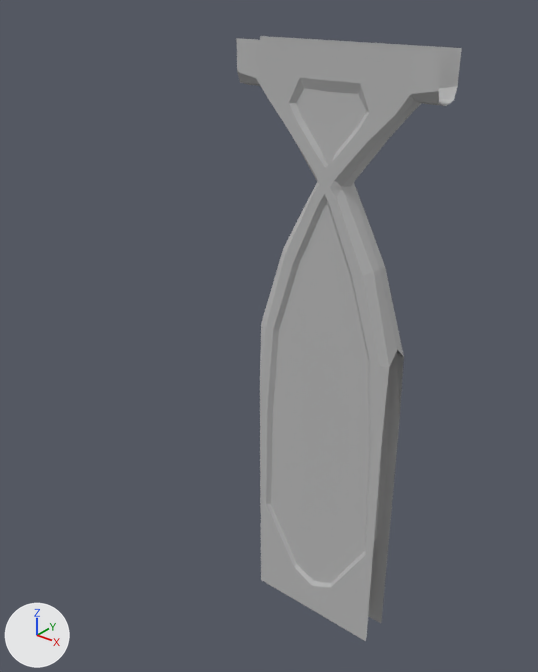
One commit to the OBJ model Assets/Window/Window_Obj_Middle.obj: the scene before it, then after it.
Camera for both pictures: a 50 mm camera at (5.18, -8.72, 8.92) aimed at (-0.97, -1.03, 4.15). The axes (+X, +Y, +Z) are drawn at lower left. The lights are the same throughout. Where no turn or scale is listed for an object, it has been applied to the vertices.

Before the edit, the objects in view are built like this:
```python
me_window_obj_middle = bpy.data.meshes.new('Window_Obj_Middle')
me_window_obj_middle.from_pydata(...)  # 276 vertices, 234 faces; spans x -1.07..1.61, y -1.54..-1.09, z -0.04..8.24
me_window_obj_middle.materials.append(mat_initialshadinggroup)  # grey #bcbcbc
ob_window_obj_middle = bpy.data.objects.new('Window_Obj_Middle', me_window_obj_middle)
ob_window_obj_middle.location = (0.0, 0.0, 0.0)
```
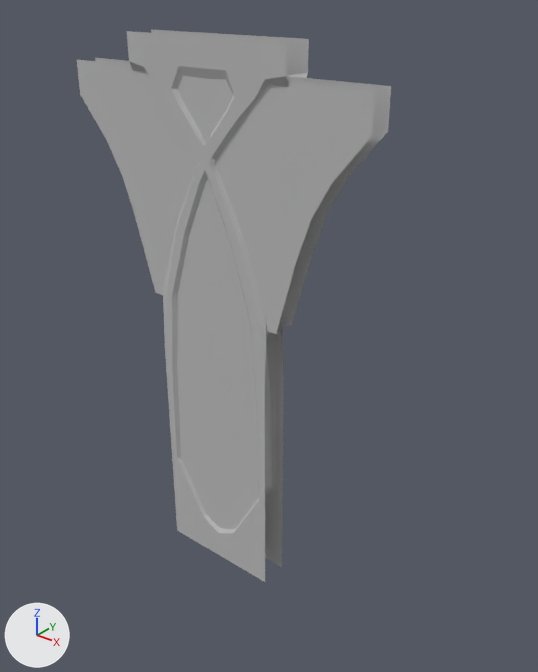
Patch to the scene script:
```diff
--- a/Assets/Window/Window_Obj_Middle.obj.py
+++ b/Assets/Window/Window_Obj_Middle.obj.py
@@ me_window_obj_middle @@
 # used by ob_window_obj_middle; location = (0.0, 0.0, 0.0)
-me_window_obj_middle.from_pydata(...)  # 276 vertices, 234 faces; spans x -1.07..1.61, y -1.54..-1.09, z -0.04..8.24
+me_window_obj_middle.from_pydata(...)  # 324 vertices, 254 faces; spans x -4.19..0.84, y -1.54..-1.09, z -0.04..8.24
+# me_window_obj_middle part 1: the loose piece of 4 vertices spanning x -0.34..0.9, y -1.48, z 6.89..7.77 is moved by (-1.93, 0.0, 0.0)
+# me_window_obj_middle part 2: the loose piece of 10 vertices spanning x -0.67..1.2, y -1.14, z 0.39..6.56 is moved by (-1.93, 0.0, 0.0)
+# me_window_obj_middle part 3: the loose piece of 10 vertices spanning x -0.67..1.2, y -1.49, z 0.39..6.56 is moved by (-1.93, 0.0, 0.0)
+# me_window_obj_middle part 4: the loose piece of 248 vertices spanning x -1.07..1.61, y -1.54..-1.09, z -0.04..8.24 is moved by (-1.93, 0.0, 0.0)
+# me_window_obj_middle part 5
+# 40 vertices are added at x -4.19..0.84, y -1.48..-1.14, z 4.49..7.81
+# 8 new vertices lie (1.94, 0.0, 0.0) away from vertices in x -4.19..-1.1, y -1.48..-1.14, z 6.72..7.32
+# 20 new faces join them
 me_window_obj_middle.materials.append(mat_initialshadinggroup)
```

Pixel boxes (x1, y1, x2, y2) of what changed, in the pictures (538 x 672 px; the box of a moved part takes in the faces that stretch with it):
'Window_Obj_Middle', reshaped (39% wider, 9% shorter): before (236, 36, 462, 641); after (77, 29, 391, 582)
part 1 of me_window_obj_middle, moved or reshaped: before (296, 88, 367, 165); after (178, 75, 233, 143)
part 2 of me_window_obj_middle, moved or reshaped: before (373, 363, 392, 554); after (265, 331, 276, 513)
part 3 of me_window_obj_middle, moved or reshaped: before (271, 203, 369, 583); after (177, 178, 258, 529)
part 4 of me_window_obj_middle, moved or reshaped: before (236, 36, 462, 641); after (127, 29, 309, 582)
part 5 of me_window_obj_middle, added: after (77, 58, 391, 334)
